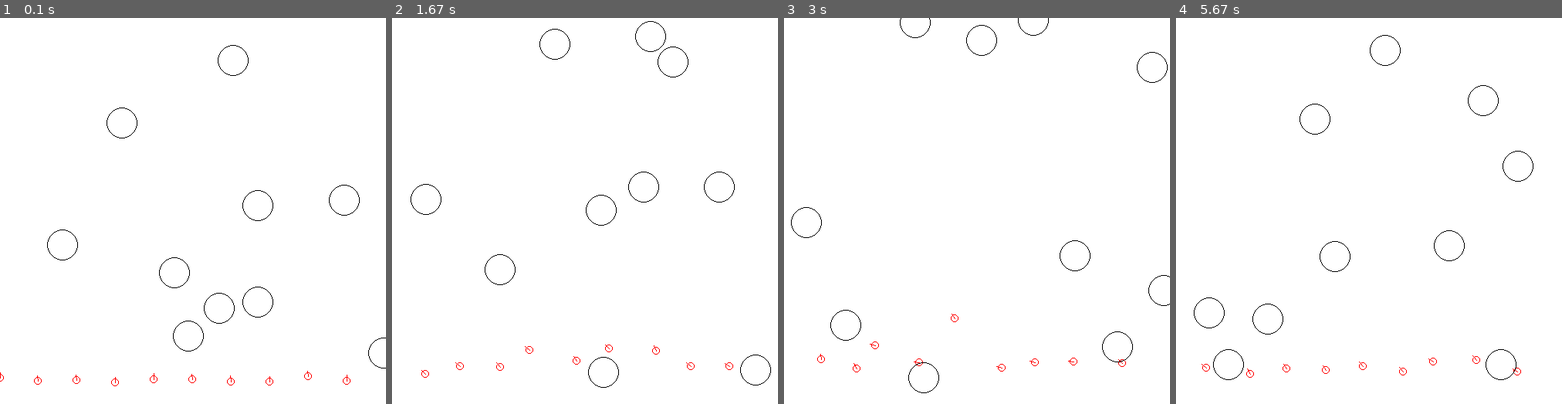
Above: before the commit, frames 1-4 (left to right).
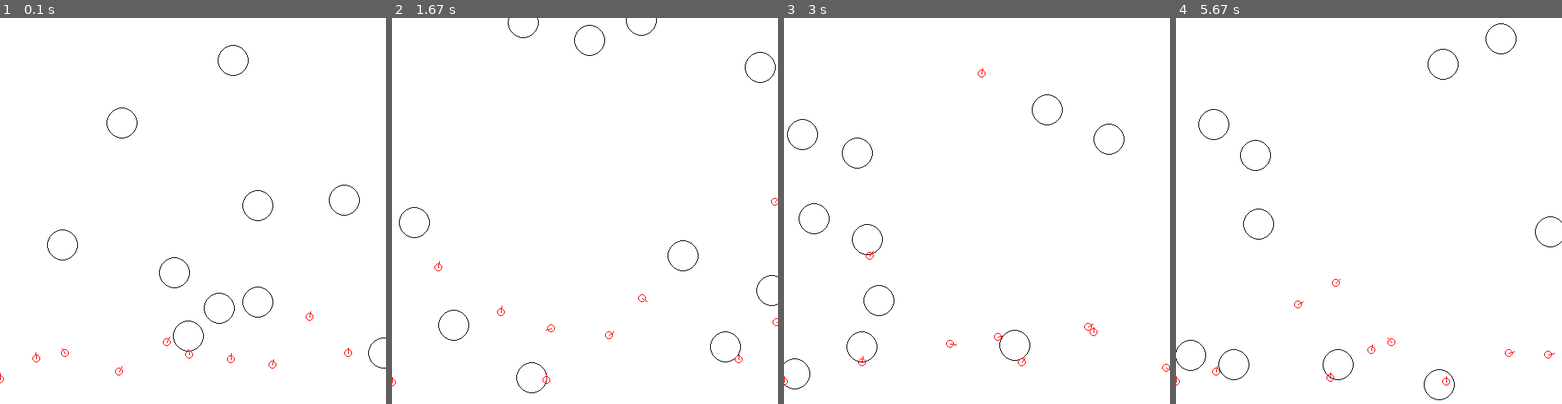
Above: after the commit, the same moments.

Repository: lahlidahlia/genetic-mutation
Game: pygame game, started from race/main.py
The game is run twice, just before and just after one commit, with the same random seed, the same clock (stepped at 60 frames per second) and the same inputs. The source is Python 2; it was converted automatically to run under Python 3.
Inputs:
- Up to frame 1 (0.1 s): no input
- Up to frame 2 (1.67 s): no input
- Up to frame 3 (3 s): no input
- Up to frame 4 (5.67 s): no input

The runs differ from the first frame. In frame 1, 0.2% of the frame differs, in the area x 0-92%, y 76-96%; in frame 2, 1.0%; in frame 3, 1.0%; in frame 4, 1.1%, in the area x 0-100%, y 1-99%.

Commit message:
Fixed some weird bugs

Diff:
--- a/genetics.py
+++ b/genetics.py
@@ -1,3 +1,4 @@
+import pprint
 import random
 import abc
 import heapq
@@ -27,15 +28,10 @@
         """ Return the fitness score (int) of a chromosome """
         pass
 
-    @abc.abstractmethod
-    def find_winner(self, population):
+    @classmethod
+    def find_winner(cls):
         """ Return the one with the best fitness score in the population """
-        k_ls = []
-        v_ls = []
-        for k, v in population.iteritems():
-            k_ls.append(k)
-            v_ls.append(v)
-        return k_ls[v_ls.index(max(v_ls))]
+        return cls.population_ls[cls.population_fitness.index(max(cls.population_fitness))]
 
     # CONVERSION
     def convert_chromo_table(self, chromo, step, table):
--- a/race/car.py
+++ b/race/car.py
@@ -18,9 +18,13 @@
 
     CROSSOVER_RATE = 0.7
     MUTATION_RATE = 0.1
-    MAX_MUTATE = 2
+    MAX_MUTATE = 0.5
     POPULATION = 10
     CHROMO_SIZE = 23
+
+    MAX_SPEED = 10
+    # Max turn speed
+    MAX_D_DIRECTION = 10
 
     # Contains weights
     population_ls = []
@@ -45,14 +49,14 @@
         self.max_score = 0
         Car.car_ls.append(self)
 
+        # Determines if car is stopped by something
+        self.stopped = False
+
     def parse_chromo(self, chromo):
         pass
 
     def get_fitness_score(self, car):
         return local.SCREEN_HEIGHT - car.position.y
-
-    def find_winner(self, population):
-        super(Car, self).find_winner(population)
 
     @classmethod
     def score_population(cls, car_ls):
@@ -62,21 +66,34 @@
         return cls.population_fitness
 
     def update(self):
-        self.direction += self.d_direction
-        # Normalize direction to 0 - 360
-        if self.direction > 360:
-            self.direction - 360
-        if self.direction < 0:
-            self.direction + 360
-        # Calculate position
-        new_x = self.position.x + math.cos(math.radians(self.direction)) * self.speed
-        new_y = self.position.y - math.sin(math.radians(self.direction)) * self.speed
-        self.position = Vector(new_x, new_y)
-        # Score updating
-        score = local.SCREEN_HEIGHT - self.position.y
-        if score > self.max_score:
-            self.max_score = score
+        # Only move if the car isn't stopped
+        if not self.stopped:
+            self.direction += self.d_direction
+            # Normalize direction to 0 - 360
+            if self.direction > 360:
+                self.direction - 360
+            if self.direction < 0:
+                self.direction + 360
+            # Calculate position
+            new_x = self.position.x + math.cos(math.radians(self.direction)) * self.speed
+            new_y = self.position.y - math.sin(math.radians(self.direction)) * self.speed
+            self.position = Vector(new_x, new_y)
+            # Score updating
+            score = local.SCREEN_HEIGHT - self.position.y
+            if score > self.max_score:
+                self.max_score = score
+            # Check if collided with obstacle or boundary
+            if obstacle.Obstacle.check_overlap_obstacle(self) or self.check_out_of_bound():
+                self.stopped = True
 
+    def check_out_of_bound(self):
+        """ Check if object is out of bound """
+        if(self.position.x + self.radius > local.SCREEN_WIDTH
+                or self.position.x - self.radius < 0
+                or self.position.y + self.radius > local.SCREEN_HEIGHT
+                or self.position.y - self.radius < 0):
+            return True
+        return False
     def vector_closest_obs(self, obs_list):
         """ Returns the vector to the closest obstacle """
         closest_ob = None
--- a/race/main.py
+++ b/race/main.py
@@ -1,5 +1,6 @@
 #!/usr/bin/env python
 
+import pprint
 import pygame
 import sys
 from pygame.locals import *
@@ -14,12 +15,12 @@
 pygame.display.init()
 pygame.font.init()
 fps_clock = pygame.time.Clock()
-fps = 1000
+fps = 100
 SCREEN_WIDTH = local.SCREEN_WIDTH
 SCREEN_HEIGHT = local.SCREEN_HEIGHT
 
 window = pygame.display.set_mode((SCREEN_WIDTH, SCREEN_HEIGHT))
-pygame.display.set_caption("Pong")
+pygame.display.set_caption("not Pong")
 
 # Color
 whiteColor = pygame.Color(255, 255, 255)
@@ -57,15 +58,18 @@
 while True:
     # Reset the round after a certain amount of time
     counter += 1
-    if counter > 120:
+    if counter > 60:
         reset = True
         counter = 0
     # Reset
     if reset:
         #import pdb; pdb.set_trace()
         ls = Car.Car.score_population(Car.Car.car_ls)
+        #print ls
+        #print Car.Car.find_winner()
 
-        Car.Car.generate_generation("values")
+        ls = Car.Car.generate_generation("values", False, Car.Car.MAX_MUTATE)
+        #pprint.pprint(ls)
 
         # Generate obstacle
         obstacle.generate_obstacle(window, 10, SCREEN_WIDTH, SCREEN_HEIGHT, blackColor)
@@ -89,8 +93,8 @@
         v_closest = car.vector_closest_obs(obstacle.Obstacle.obstacle_list)
         v_dir = car.vectorize_direction()
         output = car.neunet.start([v_closest.x, v_closest.y, v_dir.x, v_dir.y])
-        car.speed = output[0]
-        car.d_direction = output[1]
+        car.speed = output[0] * car.MAX_SPEED
+        car.d_direction = (output[1] - 0.5) * car.MAX_D_DIRECTION
         car.update()
         car.draw()
 
--- a/race/neunet.py
+++ b/race/neunet.py
@@ -4,6 +4,9 @@
 import math
 
 def sigmoid(x):
+    # Clamped to prevent math range erro
+    if x < -500:
+        x = -500
     return 1/(1 + math.exp(-x))
 
 
--- a/race/obstacle.py
+++ b/race/obstacle.py
@@ -10,7 +10,7 @@
     for i in range(amount):
         while True:
             ob = Obstacle(window, random.randrange(max_x), random.randrange(max_y), color)
-            if(not ob.check_overlap_obstacle()):
+            if not Obstacle.check_overlap_obstacle(ob):
                 break
             else:
                 Obstacle.obstacle_list.remove(ob)
@@ -24,7 +24,6 @@
 class Obstacle:
     """ Obstacle class """
 
-    position = None
     radius = 20  # Circular obstacle
 
     window = None  # Display window
@@ -45,12 +44,15 @@
                                int(self.position.y)),
                            self.radius, 1)
 
-    def check_overlap_obstacle(self):
+    @staticmethod
+    def check_overlap_obstacle(obj):
         """ True if this object overlap with any other obstacle """
-        Obstacle.obstacle_list.remove(self)
+        if isinstance(obj, Obstacle):
+            Obstacle.obstacle_list.remove(obj)
         for obstacle in Obstacle.obstacle_list:
-            if distance(self.position.x, self.position.y, obstacle.position.x, obstacle.position.y) < (self.radius + obstacle.radius):
-                Obstacle.obstacle_list.append(self)
+            if distance(obj.position.x, obj.position.y, obstacle.position.x, obstacle.position.y) < (obj.radius + obstacle.radius):
+                Obstacle.obstacle_list.append(obj)
                 return True
-        Obstacle.obstacle_list.append(self)
+        if isinstance(obj, Obstacle):
+            Obstacle.obstacle_list.append(obj)
         return False
Not shown, added: circles/.circles.py.swp
Not shown, added: race/.car.py.swo
Not shown, added: race/.main.py.swp
Not shown, added: race/.neunet.py.swp
Not shown, added: race/.obstacle.py.swp
